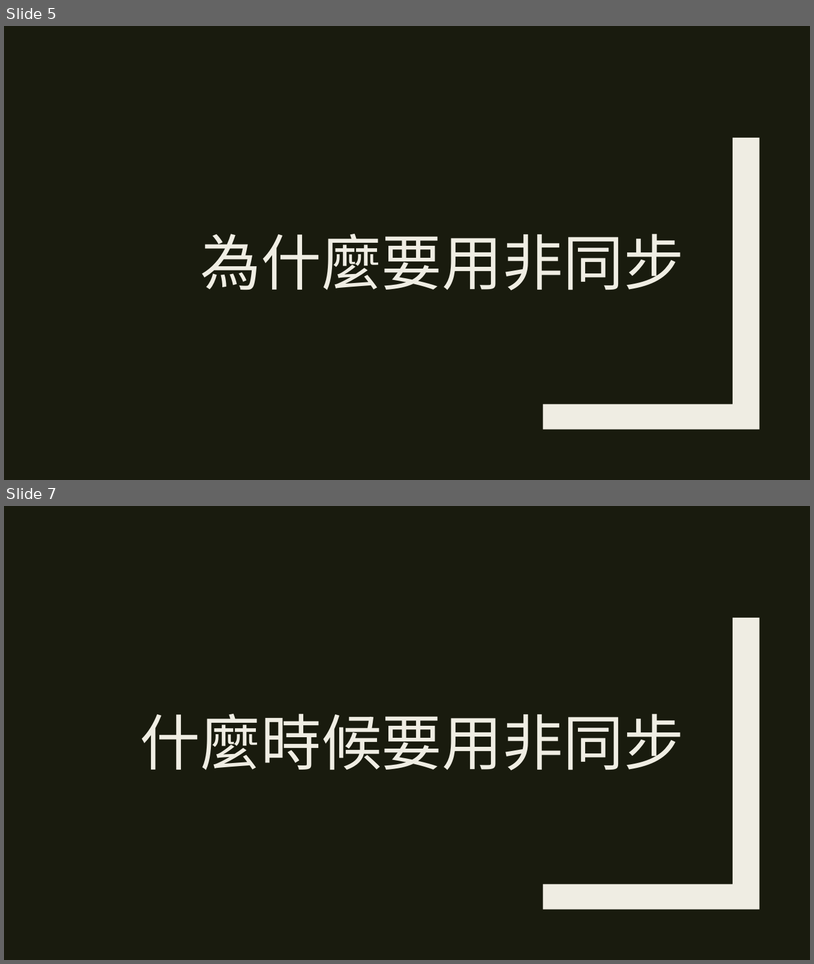
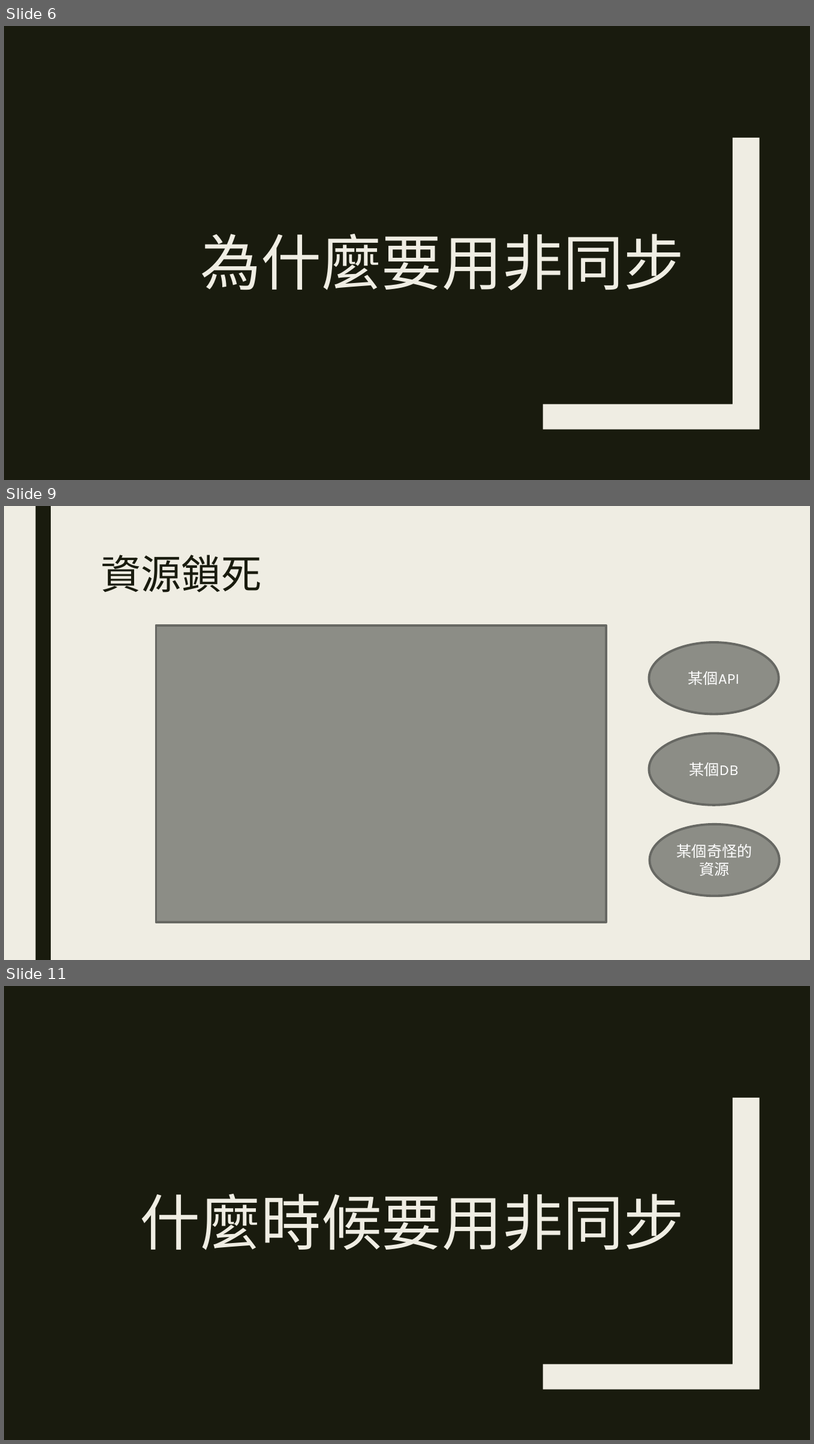
Before and after one commit to ryans610/.NET-Async-Basic, a slide deck: .NET非同步入門.pptx. Shown one above the other, each under a label of ours: slides 5 and 7 before the commit, slides 6, 9 and 11 after it; the slides between them are not shown. The pictures are 814x964 and 814x1444 pixels, drawn with LibreOffice and Linux fonts; fonts in the diff are those of the drawing. Boxes give left, top, right and bottom in pixels: in the first picture for what was removed or moved away, otherwise in the second. Text is boxed around its words. In the diff, an @@ line names an element or a change of style, - is before the commit and + after.

```diff
--- a/.NET非同步入門.pptx
+++ b/.NET非同步入門.pptx
@@ slide 9 added at <box>4,506,810,960</box>, background #EFEDE3 @@
@@ rectangle added at <box>35,506,51,960</box>, fill #191B0E @@
@@ title added at <box>101,555,262,592</box>, 48 pt, text #191B0E @@
+資源鎖死
@@ rectangle added at <box>156,625,606,922</box>, fill #8C8D86, outline #686863 2.75 pt @@
@@ ellipse added at <box>650,642,780,714</box>, fill #8C8D86, outline #686863 2.75 pt, 18 pt, text #FFFFFF @@
+某個API
@@ ellipse added at <box>650,733,780,804</box>, fill #8C8D86, outline #686863 2.75 pt, 18 pt, text #FFFFFF @@
+某個DB
@@ ellipse added at <box>650,824,780,895</box>, fill #8C8D86, outline #686863 2.75 pt, 18 pt, text #FFFFFF @@
+某個奇怪的資源
@@ what was slide 5 is now slide 6 @@
@@ what was slide 7 is now slide 11 @@
```
Also in this commit, not shown: 5 slides changed, 13 other slides added, 2 slides removed, 4 other files.
